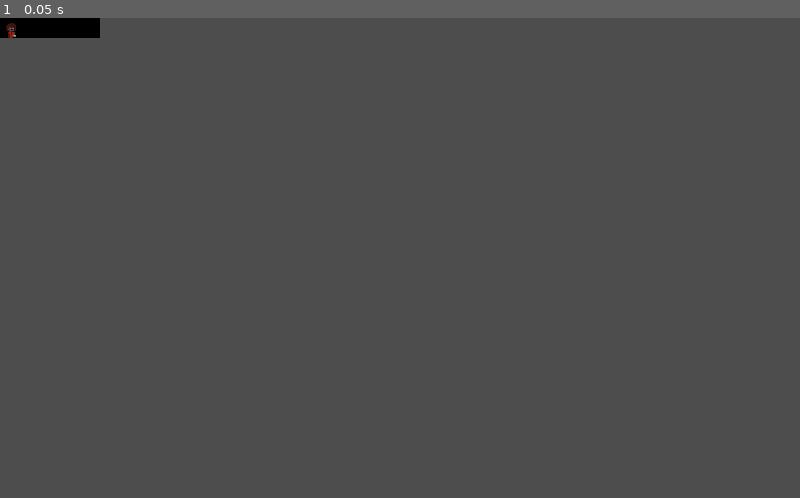
Above: before the commit, frame 1.
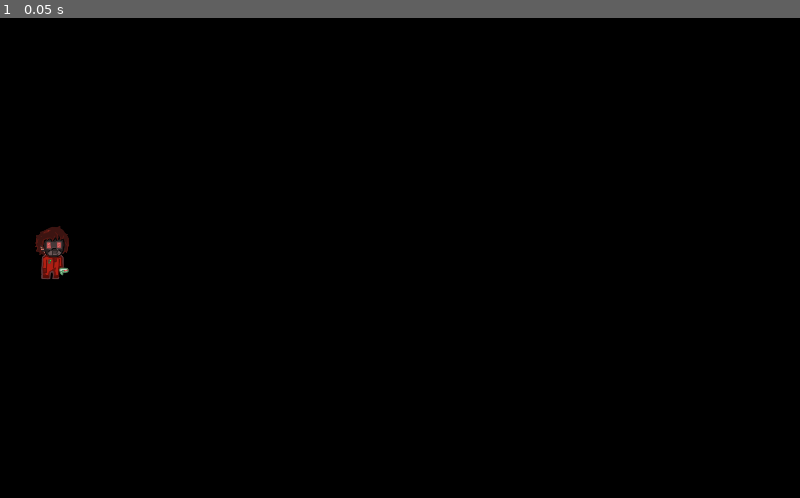
Above: after the commit, the same moment.

Repository: CrashingFootfalls/Game-Jam-16---Code-Sprouts
Game: Godot game, scene res://root.tscn
Same seed, same stepped clock (60 frames per second), same inputs: the game is played once before the commit and once after it. Before the commit the project has no main scene; this scene is started directly in both runs.
Inputs:
- Up to frame 1 (0.05 s): no input

The runs differ from the first frame. In frame 1, 99% of the frame differs, in the area x 0-100%, y 0-100%.

Commit message:
background
backgorund for player to move

Diff:
--- a/project.godot
+++ b/project.godot
@@ -11,6 +11,7 @@
 [application]
 
 config/name="Code Sprouts"
+run/main_scene="res://root.tscn"
 config/features=PackedStringArray("4.3", "Forward Plus")
 config/icon="res://icon.svg"
 
--- a/root.tscn
+++ b/root.tscn
@@ -9,12 +9,14 @@
 [node name="Background" type="Node2D" parent="."]
 
 [node name="ColorRect" type="ColorRect" parent="Background"]
-offset_right = 200.0
-offset_bottom = 40.0
+offset_right = 50.0
+offset_bottom = 80.0
+scale = Vector2(139.144, 12.0431)
 color = Color(0, 0, 0, 1)
 
 [node name="Player" type="CharacterBody2D" parent="."]
-position = Vector2(-42, -41)
+position = Vector2(-114, 244)
+scale = Vector2(3.39256, 3.39256)
 
 [node name="PlayerCollisionBox" type="CollisionShape2D" parent="Player"]
 z_index = 1
